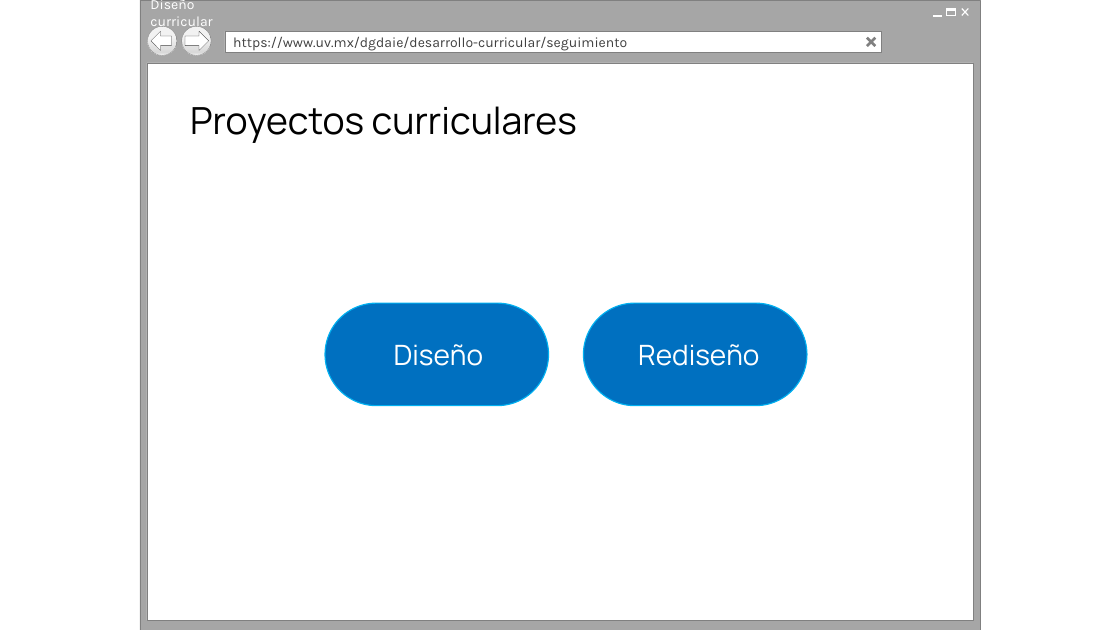
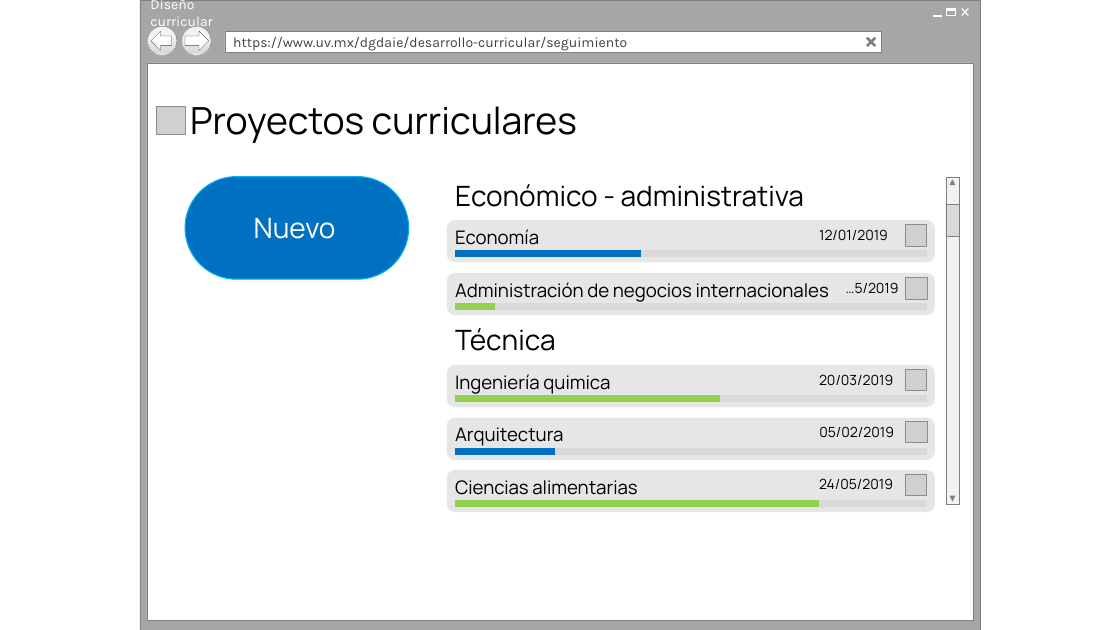
Before and after one commit to Senzho/DISENO_CURRICULAR_SS_05_2019, a slide deck: slide 1 of Diseño/Prototipos.pptx. Drawn at 1120x630 pixels with LibreOffice and Linux fonts; fonts in the diff are those of the drawing; grey boxes stand for pictures; background and template pictures are left out. Boxes give left, top, right and bottom in pixels: in the first picture for what was removed or moved away, otherwise in the second. Text is boxed around its words. In the diff, an @@ line names an element or a change of style, - is before the commit and + after.

Commit message:
Acumulado 2
Acumulado de diseño.

```diff
--- a/Diseño/Prototipos.pptx
+++ b/Diseño/Prototipos.pptx
@@ picture added at [157,106,186,134] @@
@@ rounded rectangle: place and size @@
-rounded rectangle at [325,303,549,406]
+rounded rectangle at [185,176,408,279]
@@ text added at [455,184,804,207], 24 pt, text #000000 @@
+Económico - administrativa
@@ text added at [254,218,336,239], 24 pt, text #FFFFFF @@
+Nuevo
@@ text added at [819,229,888,240], 12 pt, text #000000 @@
+12/01/2019
@@ picture added at [906,225,928,247] @@
@@ group added at [447,220,935,262]: 2 lines, 1 rounded rectangle, 1 text @@
+Economía
@@ text added at [846,282,899,293], 12 pt, text #000000 @@
+…5/2019
@@ picture added at [906,278,928,300] @@
@@ group added at [447,273,935,315]: 2 lines, 1 rounded rectangle, 1 text @@
+Administración de negocios internacionales
@@ text added at [455,328,556,351], 24 pt, text #000000 @@
+Técnica
@@ rounded rectangle removed at [584,303,807,406] @@
@@ text removed at [394,344,484,366] @@
-Diseño
@@ text removed at [638,344,759,366] @@
-Rediseño
@@ text added at [819,374,893,385], 12 pt, text #000000 @@
+20/03/2019
@@ picture added at [905,370,927,392] @@
@@ group added at [447,365,935,407]: 2 lines, 1 rounded rectangle, 1 text @@
+Ingeniería quimica
@@ text added at [819,426,894,437], 12 pt, text #000000 @@
+05/02/2019
@@ picture added at [906,422,928,444] @@
@@ group added at [447,418,935,460]: 2 lines, 1 rounded rectangle, 1 text @@
+Arquitectura
@@ text added at [819,478,893,489], 12 pt, text #000000 @@
+24/05/2019
@@ picture added at [905,474,927,496] @@
@@ group added at [447,470,935,512]: 2 lines, 1 rounded rectangle, 1 text @@
+Ciencias alimentarias
@@ group added at [946,176,960,504]: 2 rectangles, 2 triangles @@
```
Also in this commit, not shown: 5 other slides changed, 8 slides added, 1 other file.
